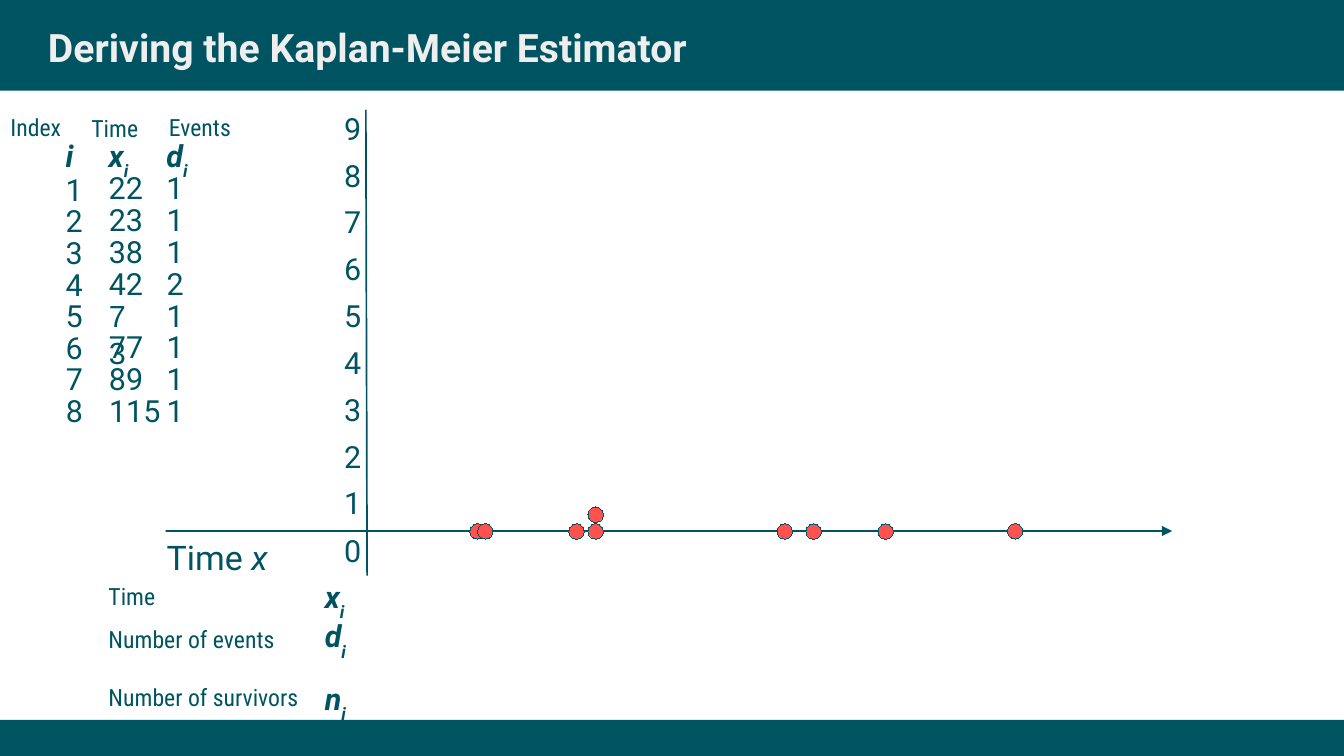
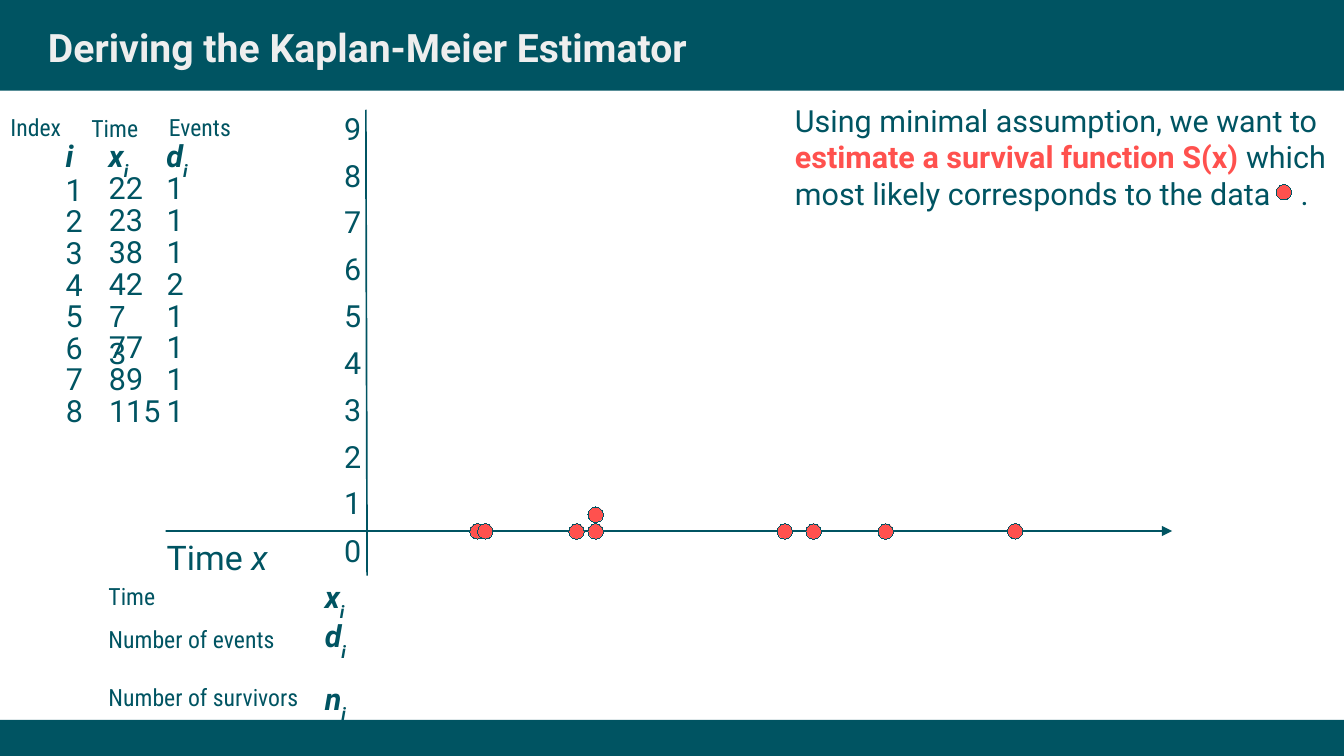
Before and after one commit to jschoeley/survival_analysis-ur-ss22, a slide deck: slide 4 of 06-the_kaplan_meier_estimator/doc/06-the_kaplan_meier_estimator.odp. Drawn at 1344x756 pixels with LibreOffice and Linux fonts; fonts in the diff are those of the drawing. Boxes give left, top, right and bottom in pixels: in the first picture for what was removed or moved away, otherwise in the second. Text is boxed around its words. In the diff, an @@ line names an element or a change of style, - is before the commit and + after.

```diff
--- a/06-the_kaplan_meier_estimator/doc/06-the_kaplan_meier_estimator.odp
+++ b/06-the_kaplan_meier_estimator/doc/06-the_kaplan_meier_estimator.odp
@@ text added at [795,109,1326,212], 18 pt, text #005462 @@
+Using minimal assumption, we want to
+estimate a survival function S(x) which
+most likely corresponds to the data .
@@ ellipse added at [1276,184,1292,200], fill #FF514E, outline #005462 0 pt @@
```
Also in this commit, not shown: 14 other slides changed, 5 other files.
